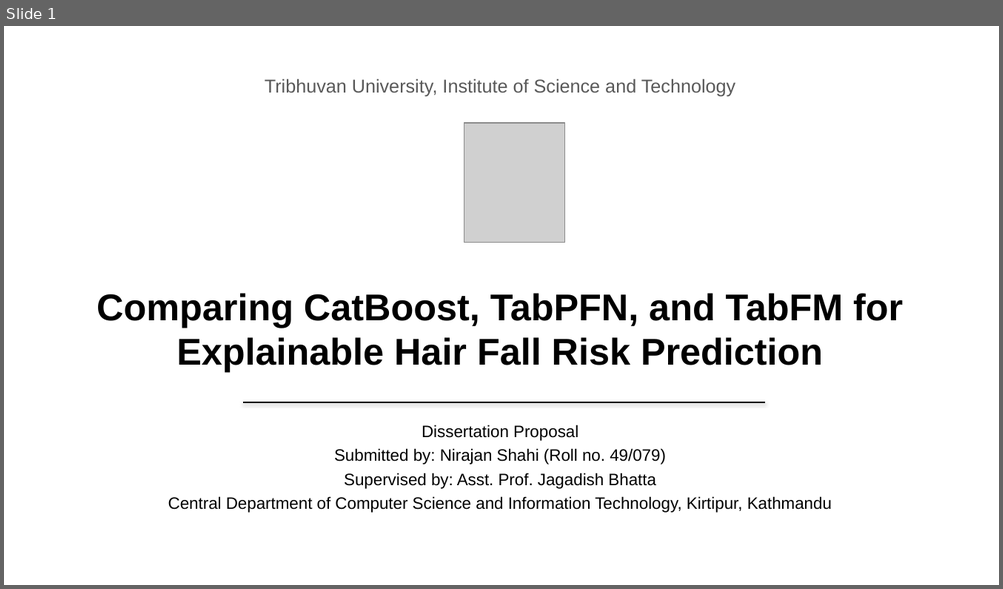
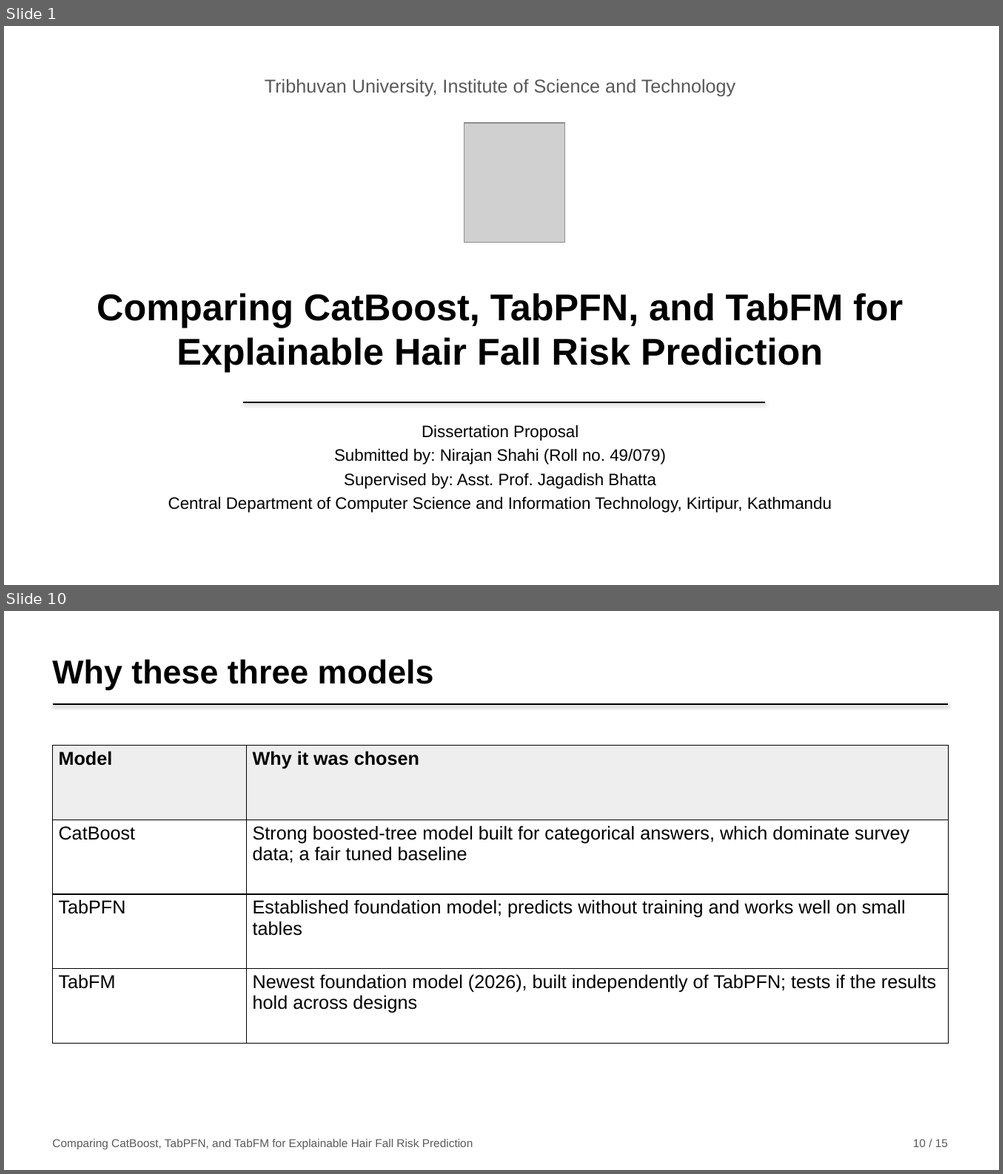
Before and after one commit to nirajanS1211/Hairfall-Thesis, a slide deck: Thesis_Final/Presentation/Hairfall_Presentation.pptx. Shown one above the other, each under a label of ours: slide 1 before the commit, slides 1 and 10 after it; the slides between them are not shown. The pictures are 1003x589 and 1003x1174 pixels, drawn with LibreOffice and Linux fonts; fonts in the diff are those of the drawing; grey boxes stand for pictures. Boxes give left, top, right and bottom in pixels: in the first picture for what was removed or moved away, otherwise in the second. Text is boxed around its words. In the diff, an @@ line names an element or a change of style, - is before the commit and + after.

```diff
--- a/Thesis_Final/Presentation/Hairfall_Presentation.pptx
+++ b/Thesis_Final/Presentation/Hairfall_Presentation.pptx
@@ slide 10 added at box(4, 611, 999, 1170), background #FFFFFF @@
@@ text added at box(52, 659, 434, 690), 32 pt, text #000000, bold @@
+Why these three models
@@ line added from (53, 704) to (948, 704), #000000 1.25 pt @@
@@ table added at box(53, 745, 948, 1044), 4 rows, 2 columns @@
+Model | Why it was chosen
+CatBoost | Strong boosted-tree model built for categorical answers, which dominate survey data; a fair tuned baseline
+TabPFN | Established foundation model; predicts without training and works well on small tables
+TabFM | Newest foundation model (2026), built independently of TabPFN; tests if the results hold across designs
@@ text added at box(52, 1139, 473, 1150), 11 pt, text #595959 @@
+Comparing CatBoost, TabPFN, and TabFM for Explainable Hair Fall Risk Prediction
@@ text added at box(913, 1139, 948, 1147), 11 pt, text #595959 @@
+10 / 15
```
Also in this commit, not shown: 12 slides changed, 1 other slide added, 1 slide removed, 2 other files.
